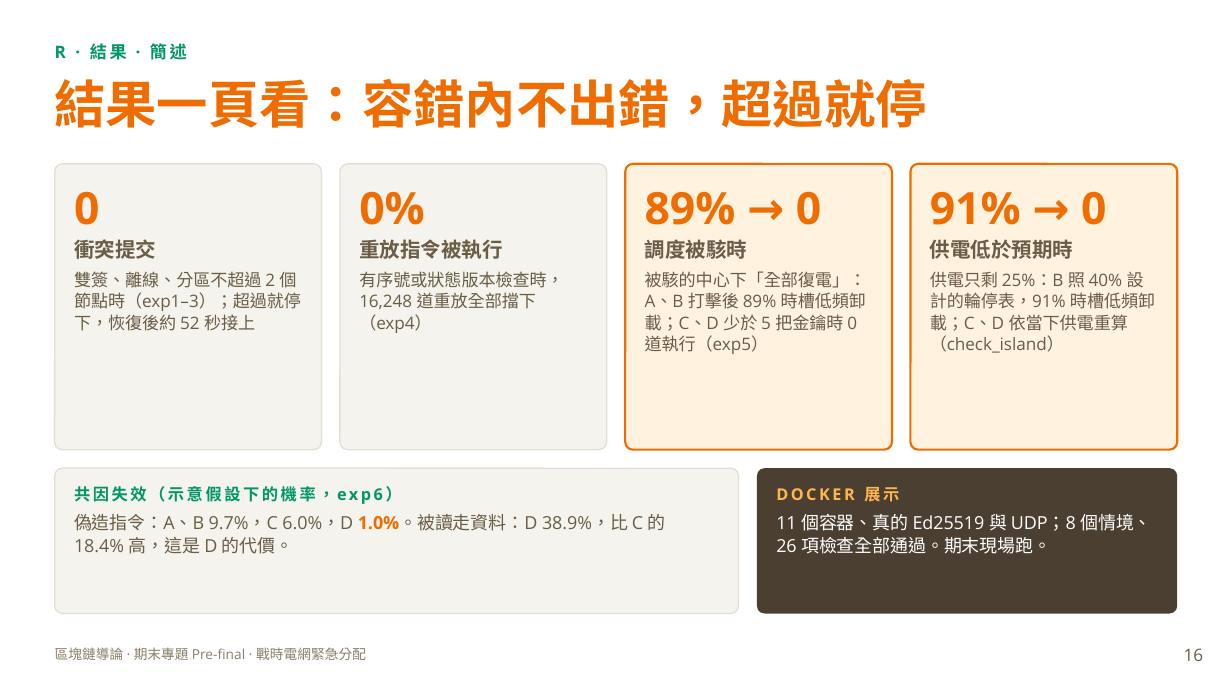
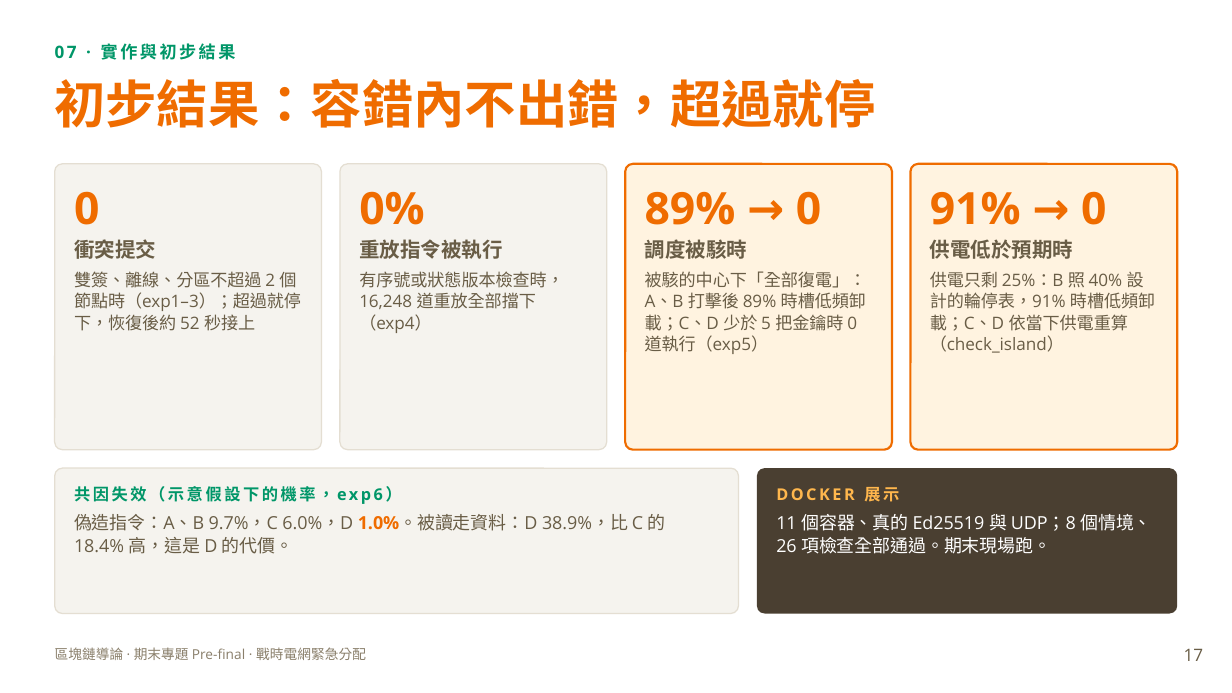
Before and after one commit to XXXaBg3619/grid-quorum, a slide deck: slide 17 of 期末前報告_戰時電網緊急分配.pptx (slide 16 before the commit). Drawn at 1232x693 pixels with LibreOffice and Linux fonts; fonts in the diff are those of the drawing. Boxes give left, top, right and bottom in pixels: in the first picture for what was removed or moved away, otherwise in the second. Text is boxed around its words. In the diff, an @@ line names an element or a change of style, - is before the commit and + after.

```diff
--- a/期末前報告_戰時電網緊急分配.pptx
+++ b/期末前報告_戰時電網緊急分配.pptx
@@ text at (55,43,236,60): text changed @@
-R · 結果 · 簡述
+07 · 實作與初步結果
@@ title at (54,79,875,128): text changed @@
-結果一頁看：容錯內不出錯，超過就停
+初步結果：容錯內不出錯，超過就停
@@ page number at (1184,648,1203,661): text changed @@
-16
+17
```
Also in this commit, not shown: 15 other slides changed, 2 slides added, 1 slide removed.
